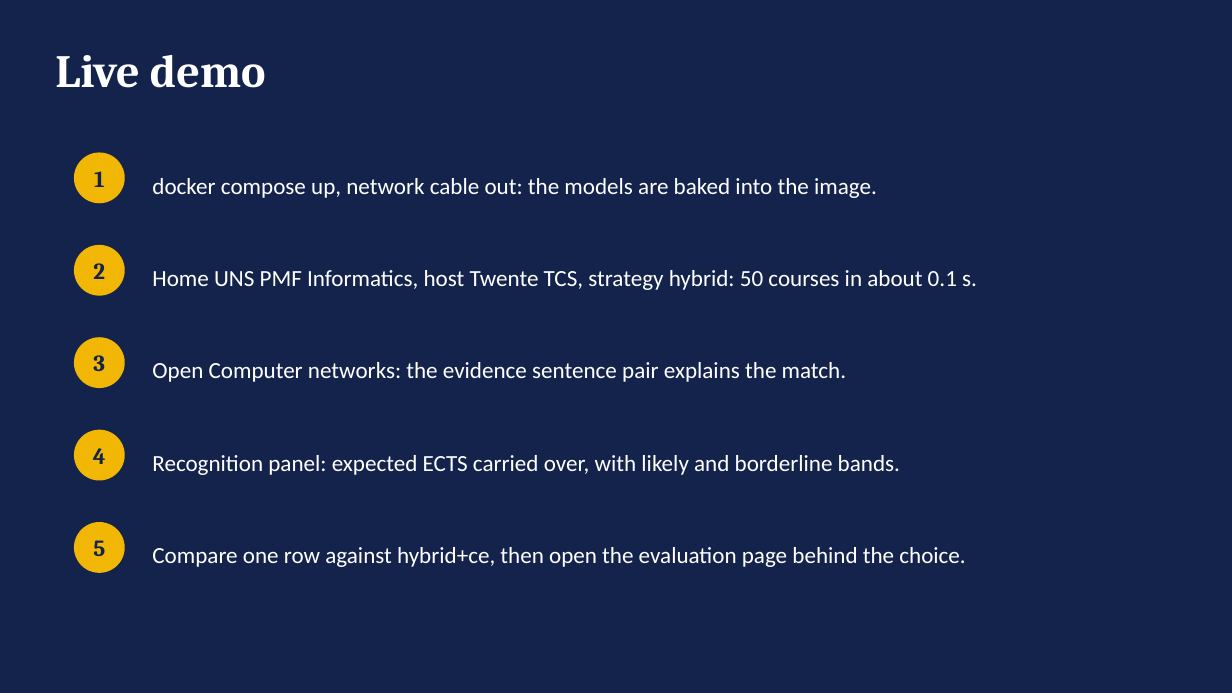
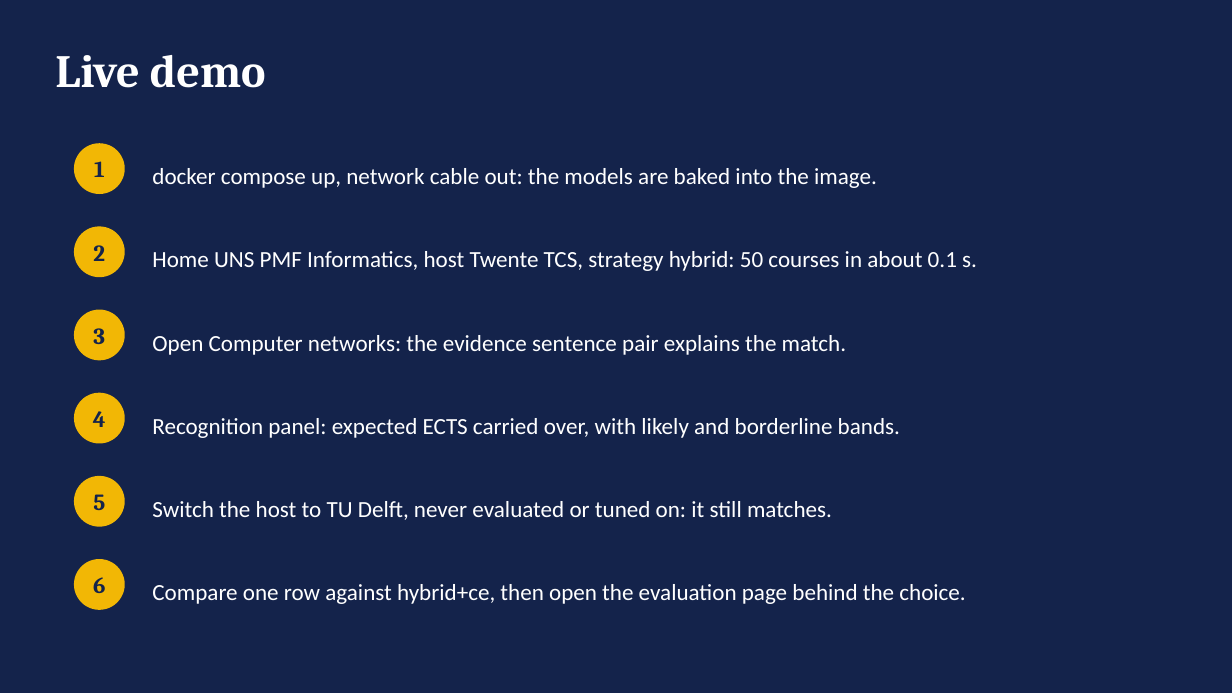
Before and after one commit to aleksandarhorvat/ErasmusGPT, a slide deck: slide 4 of docs/slides/erasmusgpt-defence.pptx. Drawn at 1232x693 pixels with LibreOffice and Linux fonts; fonts in the diff are those of the drawing. Boxes give left, top, right and bottom in pixels: in the first picture for what was removed or moved away, otherwise in the second. Text is boxed around its words. In the diff, an @@ line names an element or a change of style, - is before the commit and + after.

```diff
--- a/docs/slides/erasmusgpt-defence.pptx
+++ b/docs/slides/erasmusgpt-defence.pptx
@@ ellipse "1": place and size @@
-ellipse "1" at <box>74,152,125,203</box>
+ellipse "1" at <box>74,143,125,194</box>
@@ text "docker compose up, network cable ...": place and size @@
-text "docker compose up, network cable ..." at <box>152,178,877,198</box>
+text "docker compose up, network cable ..." at <box>152,168,877,188</box>
@@ ellipse "2": place and size @@
-ellipse "2" at <box>74,245,125,296</box>
+ellipse "2" at <box>74,226,125,277</box>
@@ text "Home UNS PMF Informatics, host ...": place and size @@
-text "Home UNS PMF Informatics, host ..." at <box>152,270,977,290</box>
+text "Home UNS PMF Informatics, host ..." at <box>152,251,977,271</box>
@@ ellipse "3": place and size @@
-ellipse "3" at <box>74,337,125,388</box>
+ellipse "3" at <box>74,310,125,360</box>
@@ text "Open Computer networks: the evidence ...": place and size @@
-text "Open Computer networks: the evidence ..." at <box>152,362,846,382</box>
+text "Open Computer networks: the evidence ..." at <box>152,335,846,355</box>
@@ ellipse "4": place and size @@
-ellipse "4" at <box>74,430,125,481</box>
+ellipse "4" at <box>74,393,125,444</box>
@@ text "Recognition panel: expected ECTS carried ...": place and size @@
-text "Recognition panel: expected ECTS carried ..." at <box>152,455,900,475</box>
+text "Recognition panel: expected ECTS carried ..." at <box>152,418,900,438</box>
@@ ellipse "5": place and size @@
-ellipse "5" at <box>74,522,125,573</box>
+ellipse "5" at <box>74,476,125,527</box>
@@ text added at <box>152,501,832,520</box>, 18 pt, text #FFFFFF @@
+Switch the host to TU Delft, never evaluated or tuned on: it still matches.
@@ ellipse added at <box>74,559,125,610</box>, fill #F2B705, 18 pt, text #14234B, bold @@
+6
@@ text "Compare one row against hybrid+ce, ...": place and size @@
-text "Compare one row against hybrid+ce, ..." at <box>152,547,965,567</box>
+text "Compare one row against hybrid+ce, ..." at <box>152,584,965,604</box>
```
Also in this commit, not shown: 8 other slides changed, 18 other files.
